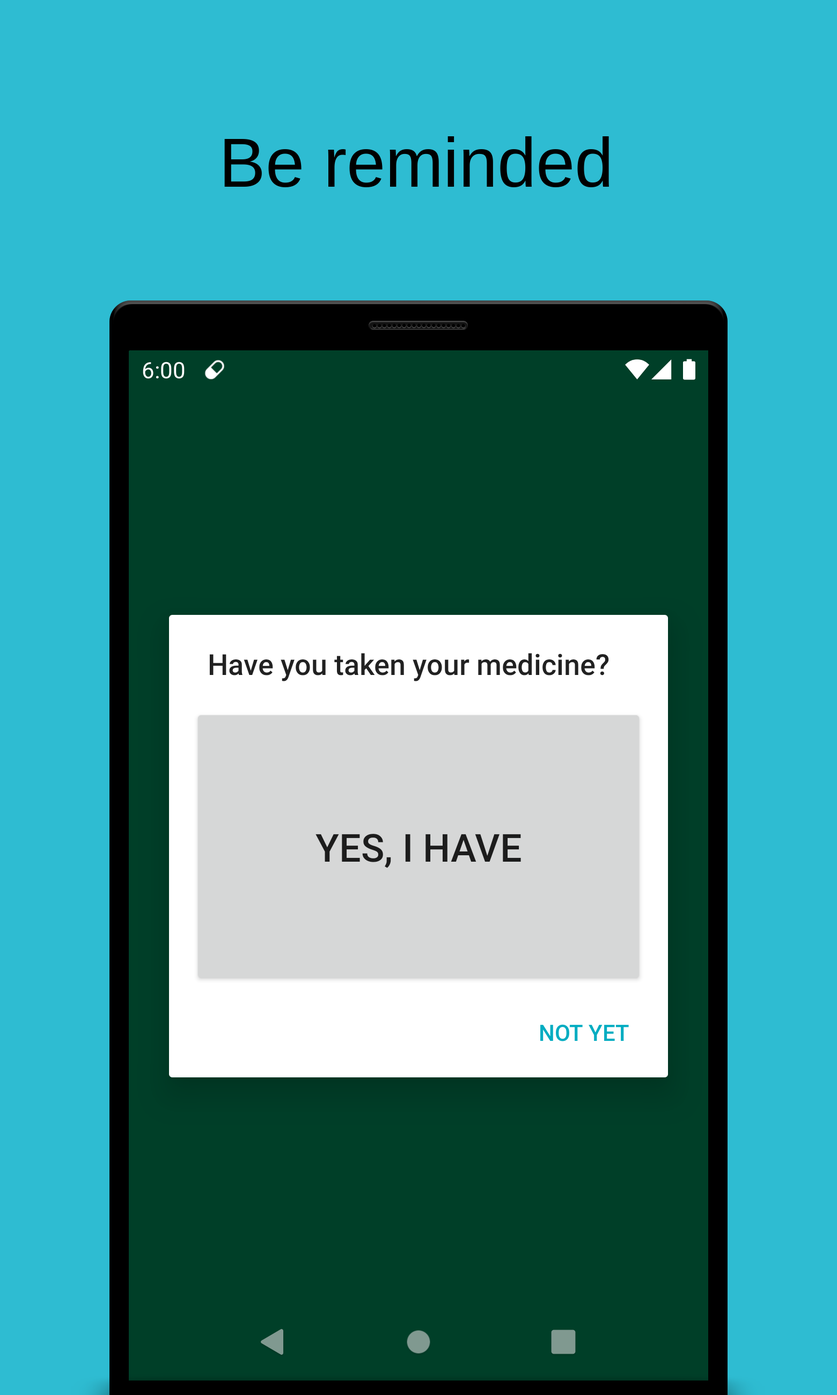
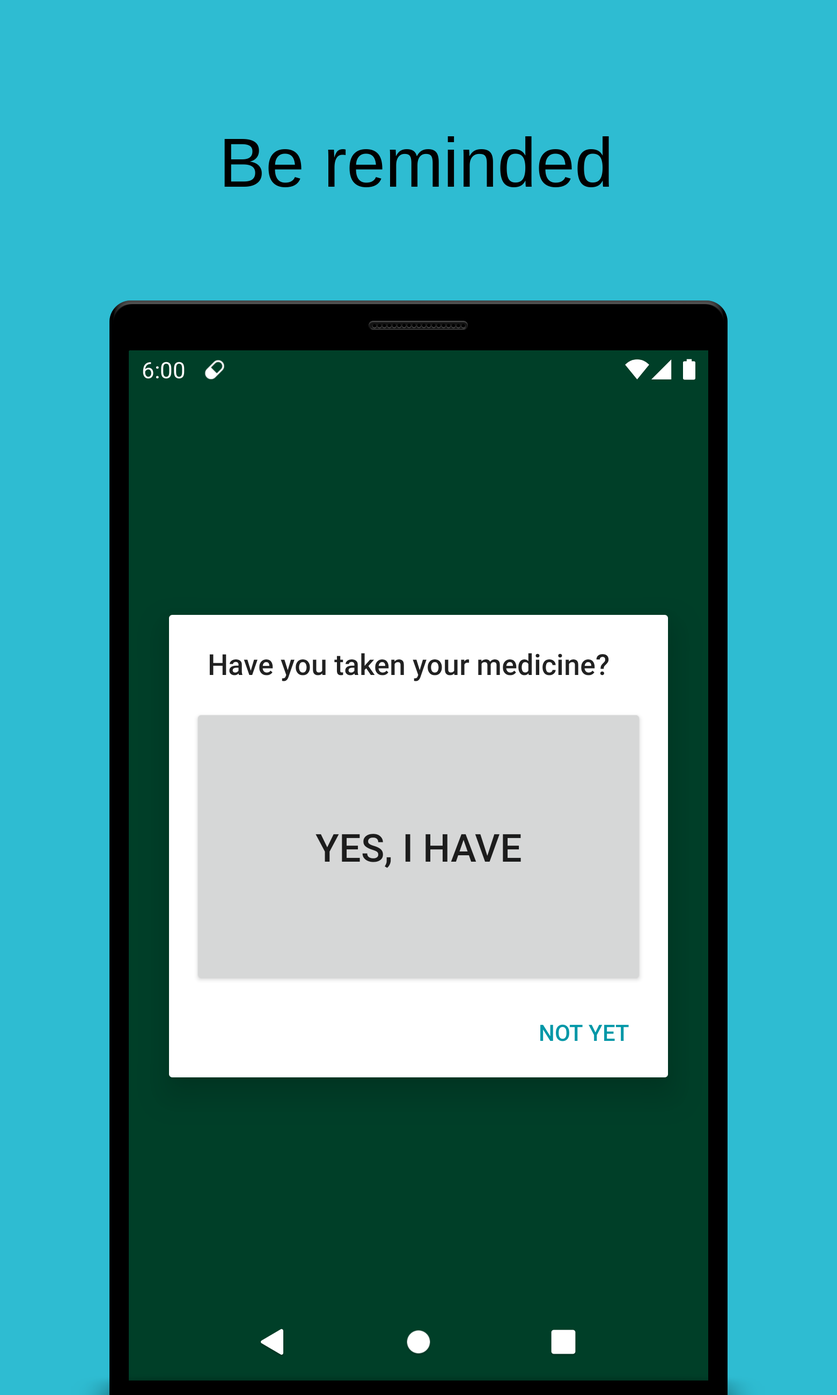
Layers edited between the first and the second 837x1395 image:
painted on "Phone" over (260, 1024, 629, 1356)
